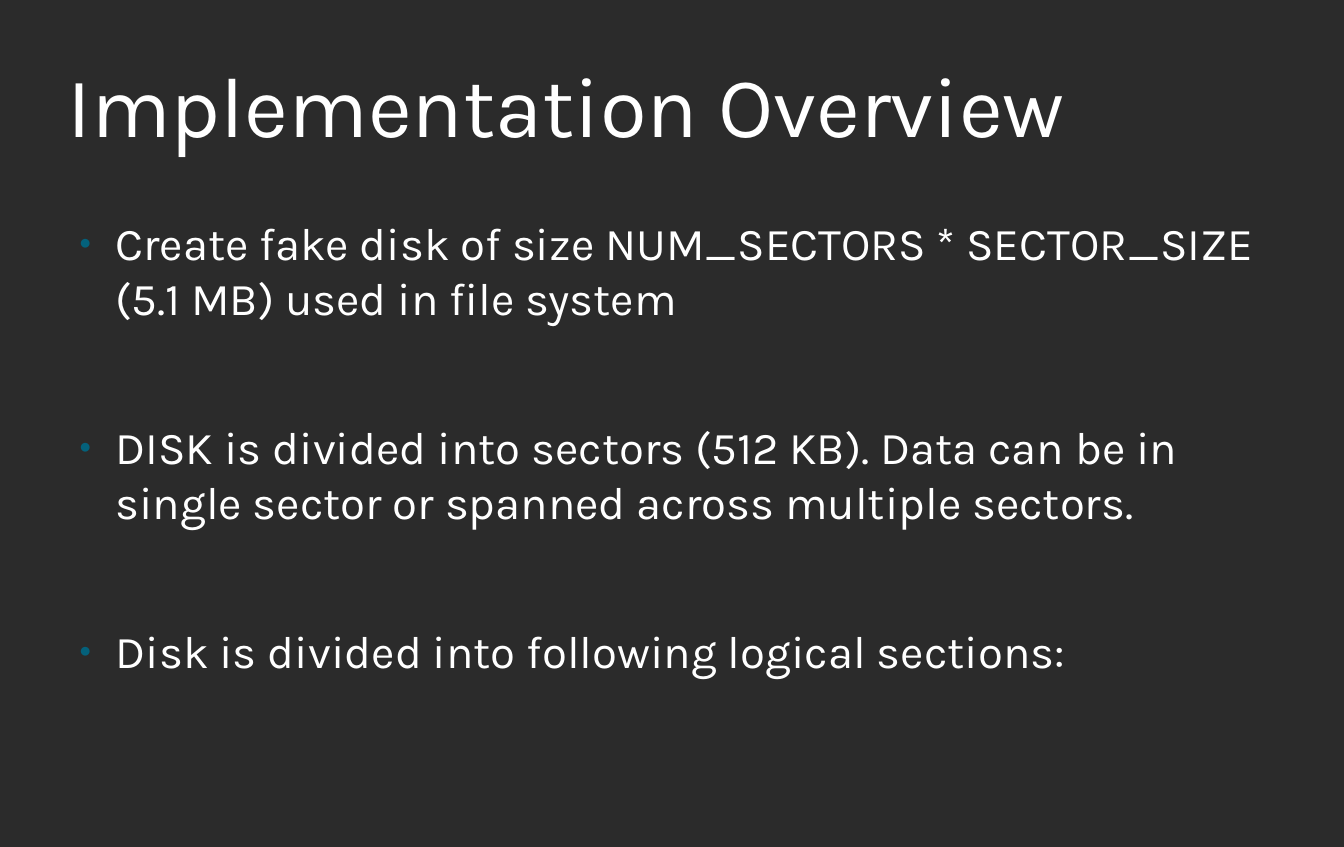
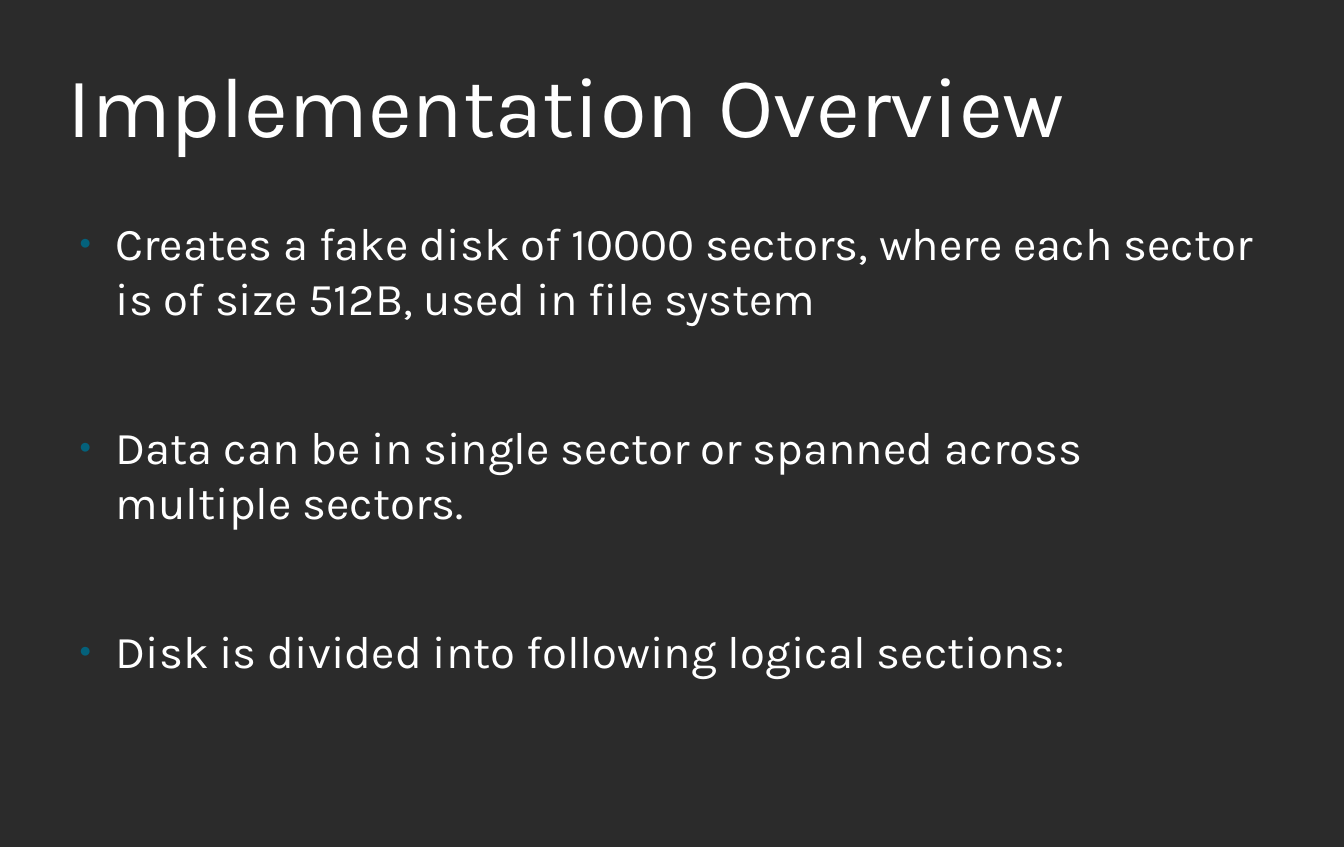
Before and after one commit to ankitmishra16/FIle-System, a slide deck: slide 5 of OS_Project_Report.odp. Drawn at 1344x847 pixels with LibreOffice and Linux fonts; fonts in the diff are those of the drawing; background and template pictures are left out; a plain dark background stands for a picture behind light text. Boxes give left, top, right and bottom in pixels: in the first picture for what was removed or moved away, otherwise in the second. Text is boxed around its words. In the diff, an @@ line names an element or a change of style, - is before the commit and + after.

```diff
--- a/OS_Project_Report.odp
+++ b/OS_Project_Report.odp
@@ text at (115, 228, 1253, 530): text changed @@
-● Create fake disk of size NUM_SECTORS * SECTOR_SIZE (5.1 MB) used in file system
-● DISK is divided into sectors (512 KB). Data can be in single sector or spanned across multiple sectors.
+● Creates a fake disk of 10000 sectors, where each sector is of size 512B, used in file system
+● Data can be in single sector or spanned across multiple sectors.
```
Also in this commit, not shown: 7 other slides changed, 5 slides added, 1 slide removed.
